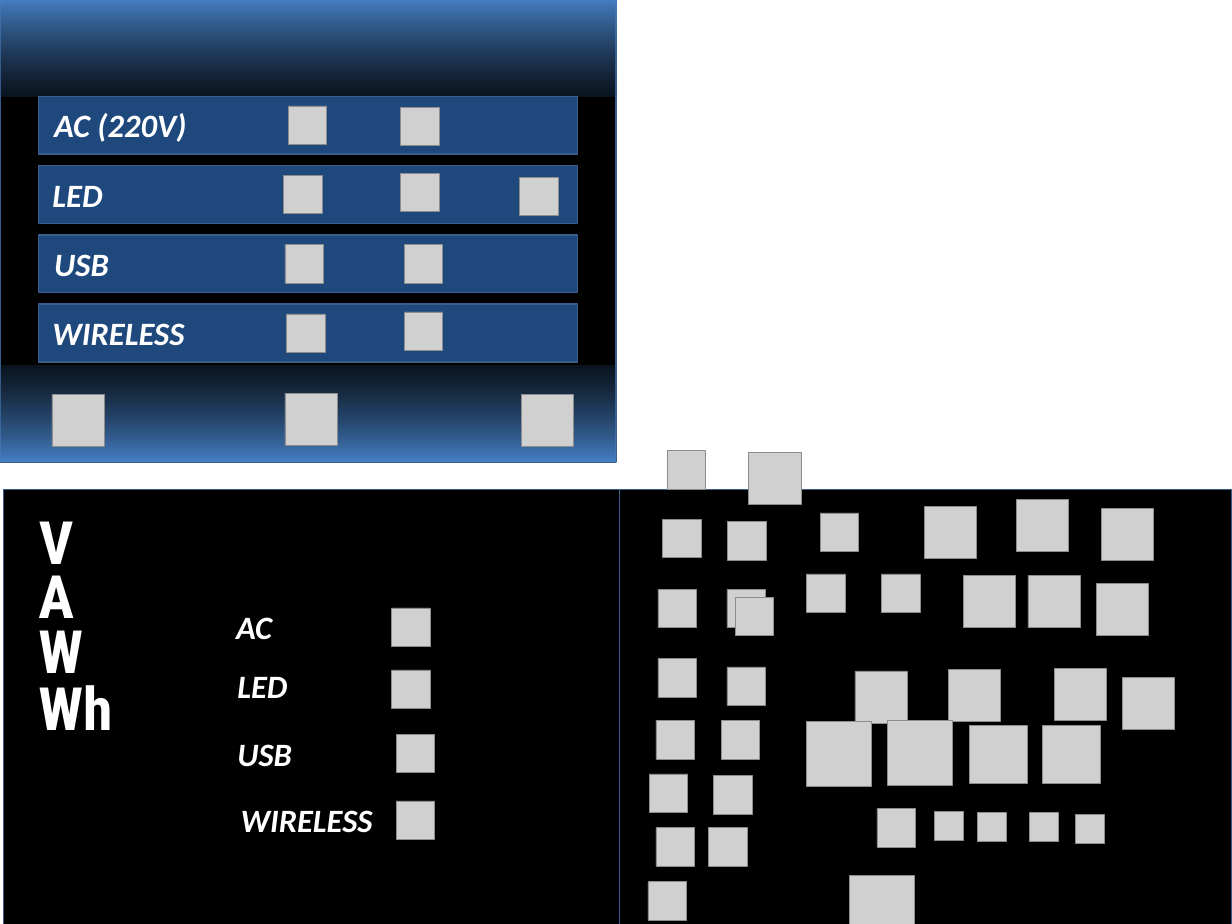
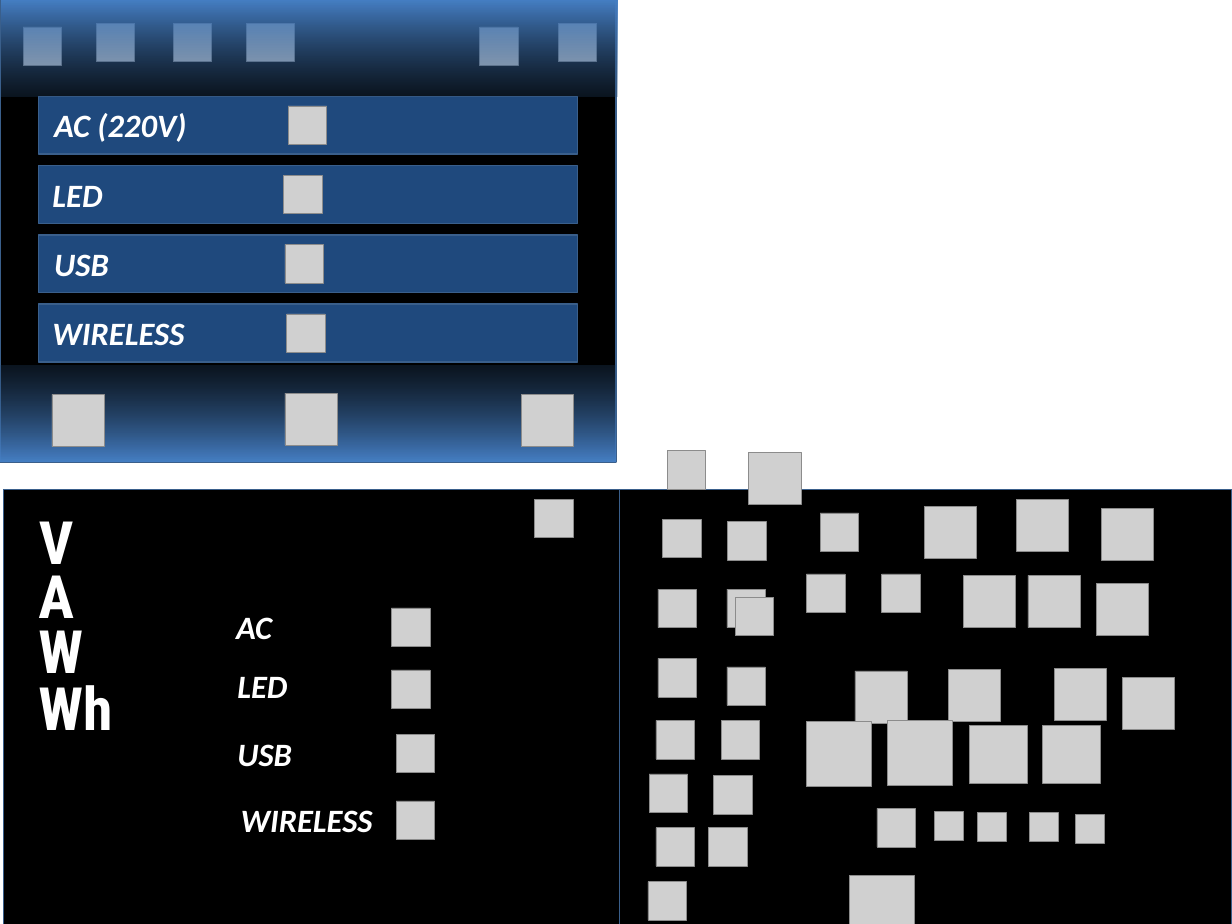
Before and after one commit to a-kbv/ESP32_NEXTION_PORTABLE_POWER_STATION, a slide deck: slide 4 of DESIGN/POWER_STATION.pptx. Drawn at 1232x924 pixels with LibreOffice and Linux fonts; fonts in the diff are those of the drawing; grey boxes stand for pictures. Boxes give left, top, right and bottom in pixels: in the first picture for what was removed or moved away, otherwise in the second. Text is boxed around its words. In the diff, an @@ line names an element or a change of style, - is before the commit and + after.

```diff
--- a/DESIGN/POWER_STATION.pptx
+++ b/DESIGN/POWER_STATION.pptx
@@ picture added at <box>23,27,62,66</box> @@
@@ picture added at <box>96,23,135,62</box> @@
@@ picture added at <box>173,23,212,62</box> @@
@@ picture added at <box>246,23,294,62</box> @@
@@ picture added at <box>480,27,518,66</box> @@
@@ picture added at <box>558,23,597,62</box> @@
@@ picture removed at <box>400,107,439,146</box> @@
@@ picture removed at <box>400,173,439,212</box> @@
@@ picture removed at <box>404,244,443,283</box> @@
@@ picture removed at <box>404,312,443,351</box> @@
@@ picture: place and size @@
-picture at <box>520,177,558,216</box>
+picture at <box>534,499,573,538</box>
```
Also in this commit, not shown: 3 other slides changed.
